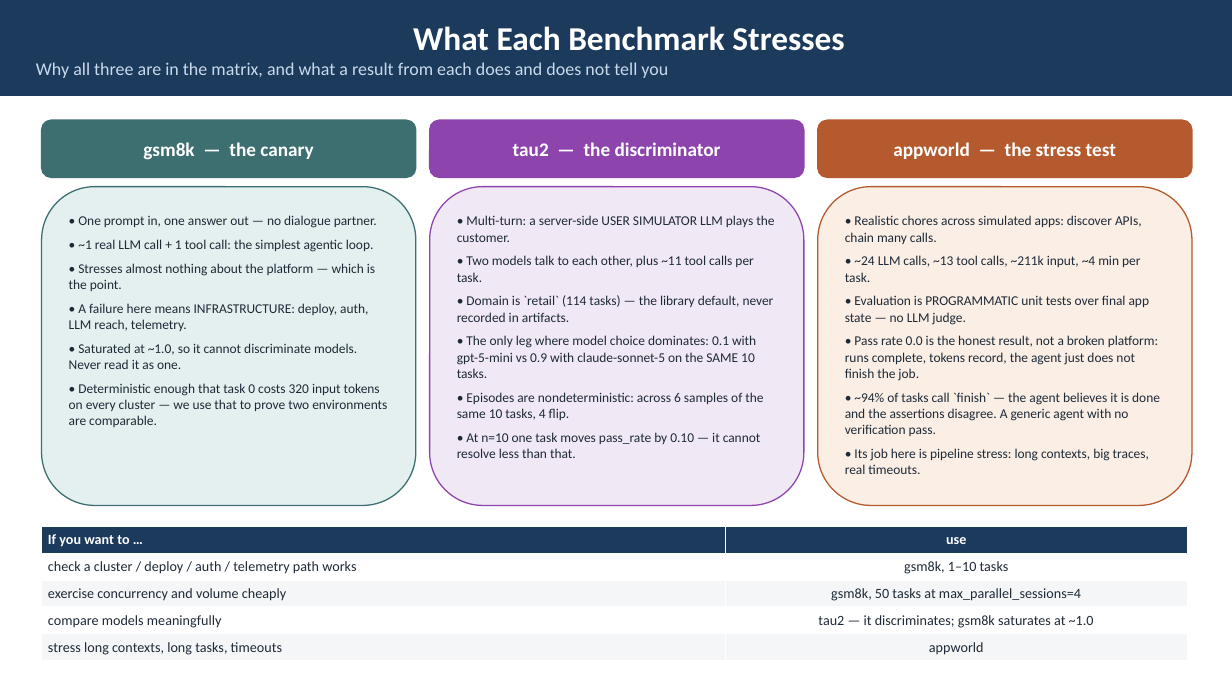
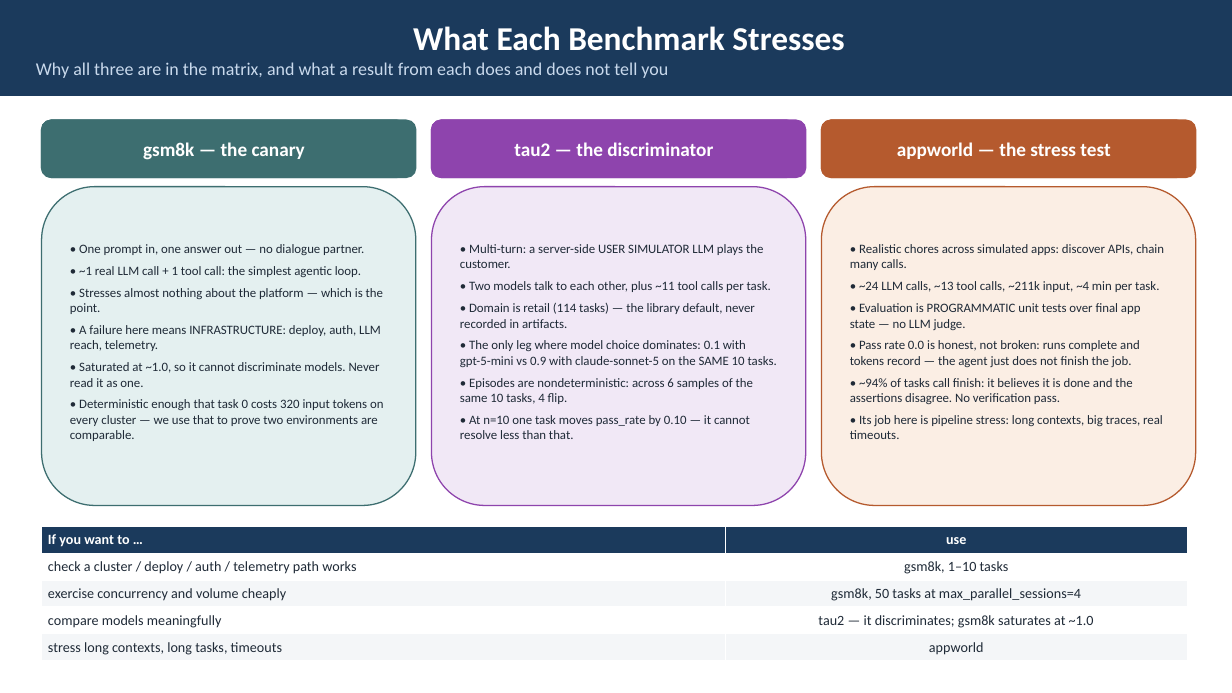
Before and after one commit to webchang/benchmarking, a slide deck: slide 9 of docs/BenchmarkingService.pptx. Drawn at 1232x693 pixels with LibreOffice and Linux fonts; fonts in the diff are those of the drawing. Boxes give left, top, right and bottom in pixels: in the first picture for what was removed or moved away, otherwise in the second. Text is boxed around its words. In the diff, an @@ line names an element or a change of style, - is before the commit and + after.

```diff
--- a/docs/BenchmarkingService.pptx
+++ b/docs/BenchmarkingService.pptx
@@ rounded rectangle added at (42,120,407,177), fill #3D6E70, outline #3D6E70 1 pt, 15 pt, text #FFFFFF, bold @@
+gsm8k — the canary
@@ rounded rectangle added at (432,120,797,177), fill #8E44AD, outline #8E44AD 1 pt, 15 pt, text #FFFFFF, bold @@
+tau2 — the discriminator
@@ rounded rectangle "appworld — the stress test": place and size @@
-rounded rectangle "appworld — the stress test" at (818,120,1192,177)
+rounded rectangle "appworld — the stress test" at (822,120,1196,177)
@@ rounded rectangle added at (822,120,1187,177), fill #B55A2E, outline #B55A2E 1 pt, 15 pt, text #FFFFFF, bold @@
+appworld — the stress test
@@ rounded rectangle "• One prompt in, one ..." at (42,187,416,506): size 10.5 to 10 pt; less space between paragraphs @@
@@ rounded rectangle "• Realistic chores across simulated ...": place and size @@
-rounded rectangle "• Realistic chores across simulated ..." at (818,187,1192,506)
+rounded rectangle "• Realistic chores across simulated ..." at (822,187,1196,506)
@@ text in rounded rectangle at (460,244,777,439): size 10.5 to 10 pt in "• Multi-turn: a server-side USER SIMULATOR LLM ...", "• Two models talk to each other, ...", "• The only leg where model choice ...", "• Episodes are nondeterministic: across 6 samples ..." and 1 more places; less space between paragraphs @@
@@ text in rounded rectangle at (850,244,1164,439): size 10.5 to 10 pt in "• Realistic chores across simulated apps: discover ...", "• ~24 LLM calls, ~13 tool calls, ...", "• Evaluation is PROGRAMMATIC unit tests over ...", "• Its job here is pipeline stress: ..."; less space between paragraphs @@
@@ text in rounded rectangle at (460,303,754,328): text changed; size 10.5 to 10 pt @@
-• Domain is `retail` (114 tasks) — the library default, never recorded in artifacts.
+• Domain is retail (114 tasks) — the library default, never recorded in artifacts.
@@ text in rounded rectangle at (850,340,1140,404): text changed; size 10.5 to 10 pt @@
-• Pass rate 0.0 is the honest result, not a broken platform: runs complete, tokens record, the agent just does not finish the job.
-• ~94% of tasks call `finish` — the agent believes it is done and the assertions disagree. A generic agent with no verification pass.
+• Pass rate 0.0 is honest, not broken: runs complete and tokens record — the agent just does not finish the job.
+• ~94% of tasks call finish: it believes it is done and the assertions disagree. No verification pass.
```
Also in this commit, not shown: 2 other slides changed, 1 other file.
